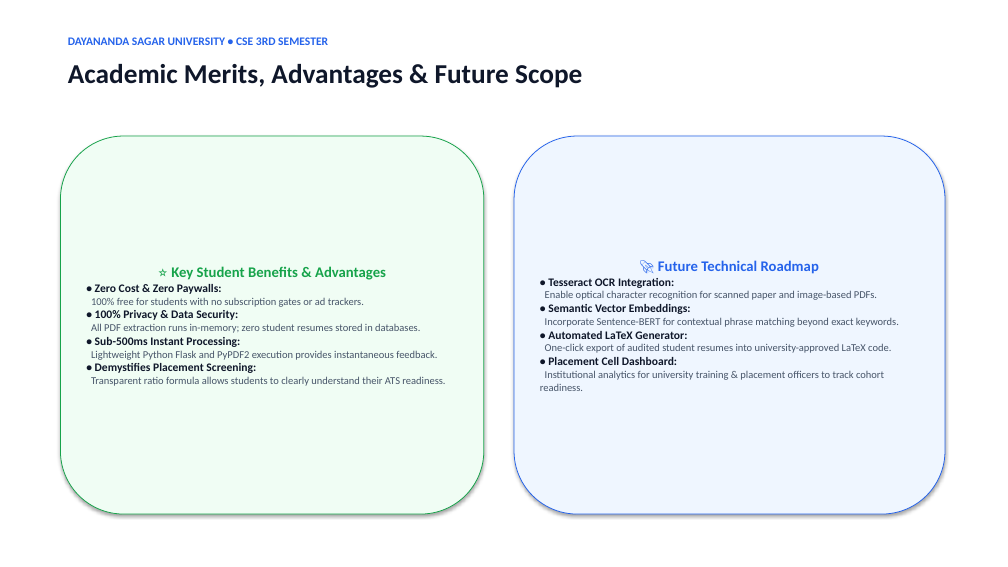
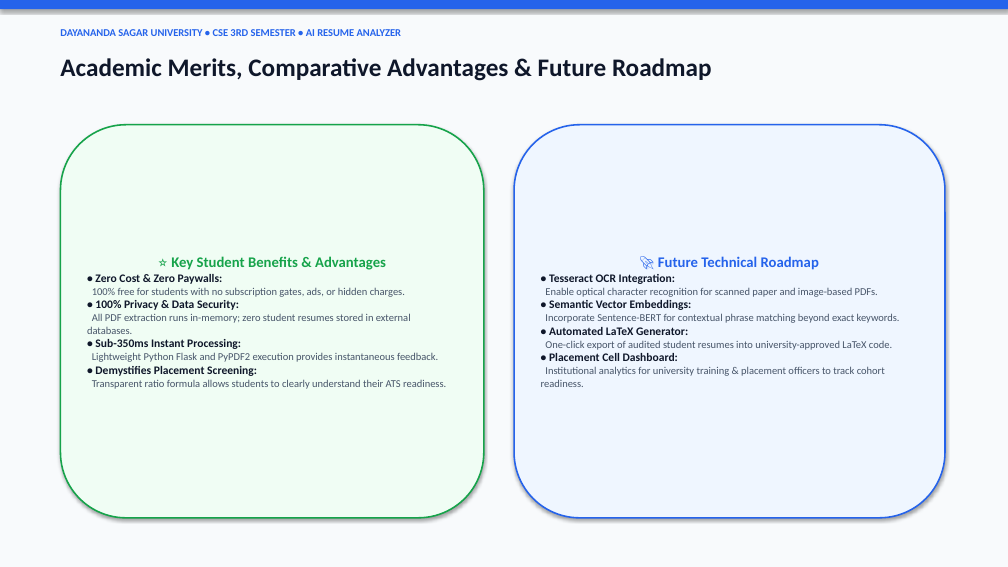
Before and after one commit to geetesh525-glitch/campus-ai-project-assistant, a slide deck: slide 9 of resume_analyzer_project/AI_Resume_Analyzer_Presentation.pptx. Drawn at 1008x567 pixels with LibreOffice and Linux fonts; fonts in the diff are those of the drawing. Boxes give left, top, right and bottom in pixels: in the first picture for what was removed or moved away, otherwise in the second. Text is boxed around its words. In the diff, an @@ line names an element or a change of style, - is before the commit and + after.

```diff
--- a/resume_analyzer_project/AI_Resume_Analyzer_Presentation.pptx
+++ b/resume_analyzer_project/AI_Resume_Analyzer_Presentation.pptx
@@ rectangle added at box(0, 0, 1008, 567), fill #F8FAFC @@
@@ rectangle added at box(0, 0, 1008, 9), fill #2563EB @@
@@ text at box(60, 29, 401, 36): text changed; size 11 to 10 pt @@
-DAYANANDA SAGAR UNIVERSITY • CSE 3RD SEMESTER
+DAYANANDA SAGAR UNIVERSITY • CSE 3RD SEMESTER • AI RESUME ANALYZER
@@ text at box(60, 58, 712, 81): text changed; size 26 to 24 pt @@
-Academic Merits, Advantages & Future Scope
+Academic Merits, Comparative Advantages & Future Roadmap
@@ rounded rectangle "⭐ Key Student Benefits & ...": place and size @@
-rounded rectangle "⭐ Key Student Benefits & ..." at box(60, 136, 484, 514)
+rounded rectangle "⭐ Key Student Benefits & ..." at box(60, 125, 484, 518)
@@ rounded rectangle "⭐ Key Student Benefits & ..." at box(60, 125, 484, 518): outline #16A34A 0.75 pt to #16A34A 1.5 pt @@
@@ rounded rectangle "🚀 Future Technical Roadmap": place and size @@
-rounded rectangle "🚀 Future Technical Roadmap" at box(514, 136, 945, 514)
+rounded rectangle "🚀 Future Technical Roadmap" at box(514, 125, 945, 518)
@@ rounded rectangle "🚀 Future Technical Roadmap" at box(514, 125, 945, 518): outline #2563EB 0.75 pt to #2563EB 1.5 pt @@
@@ text in rounded rectangle at box(92, 287, 405, 297): text changed @@
-100% free for students with no subscription gates or ad trackers.
+100% free for students with no subscription gates, ads, or hidden charges.
@@ text in rounded rectangle at box(87, 313, 411, 349): text changed @@
-All PDF extraction runs in-memory; zero student resumes stored in databases.
-• Sub-500ms Instant Processing:
+All PDF extraction runs in-memory; zero student resumes stored in external databases.
+• Sub-350ms Instant Processing:
```
Also in this commit, not shown: 9 other slides changed, 9 other files.
